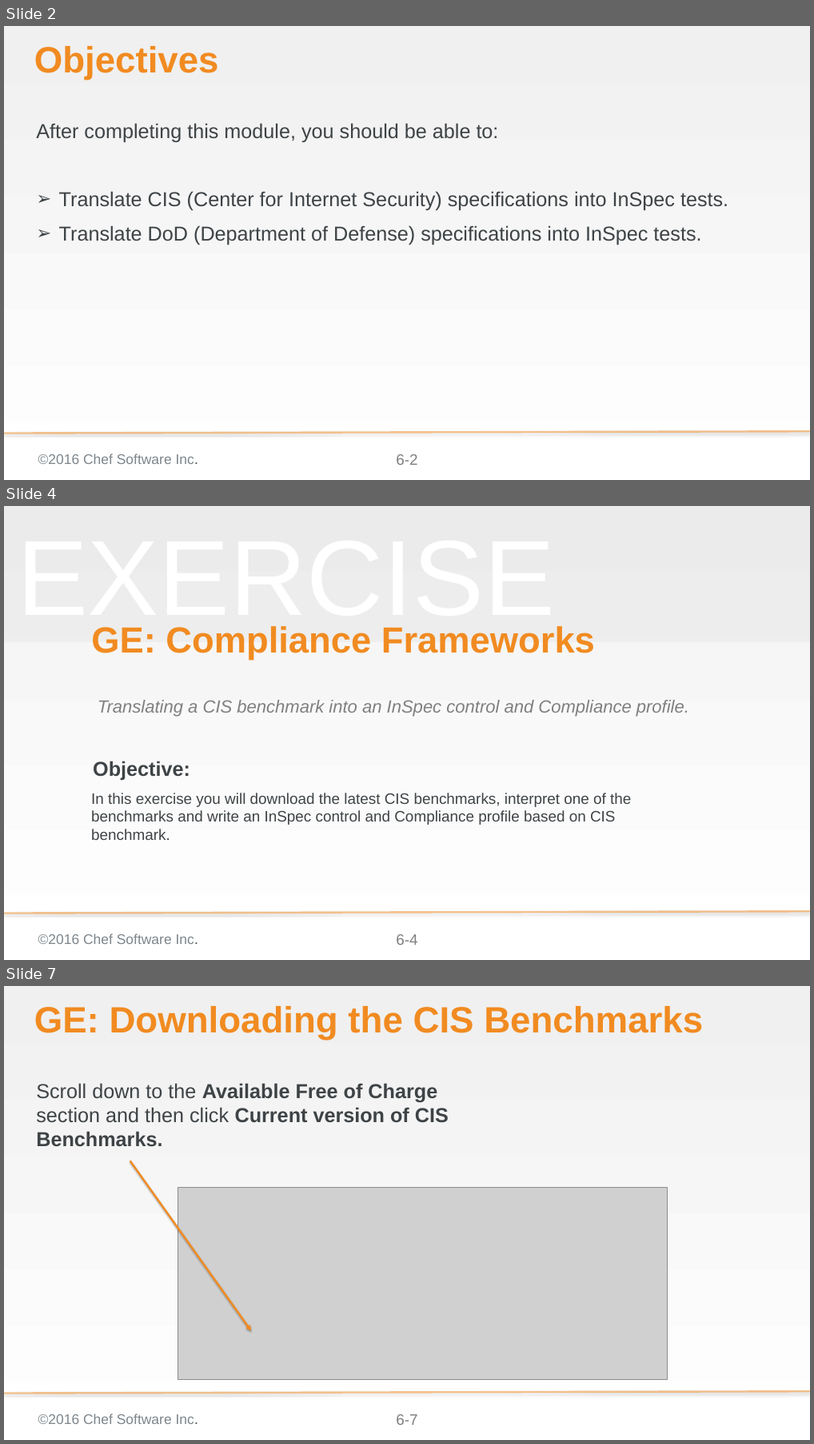
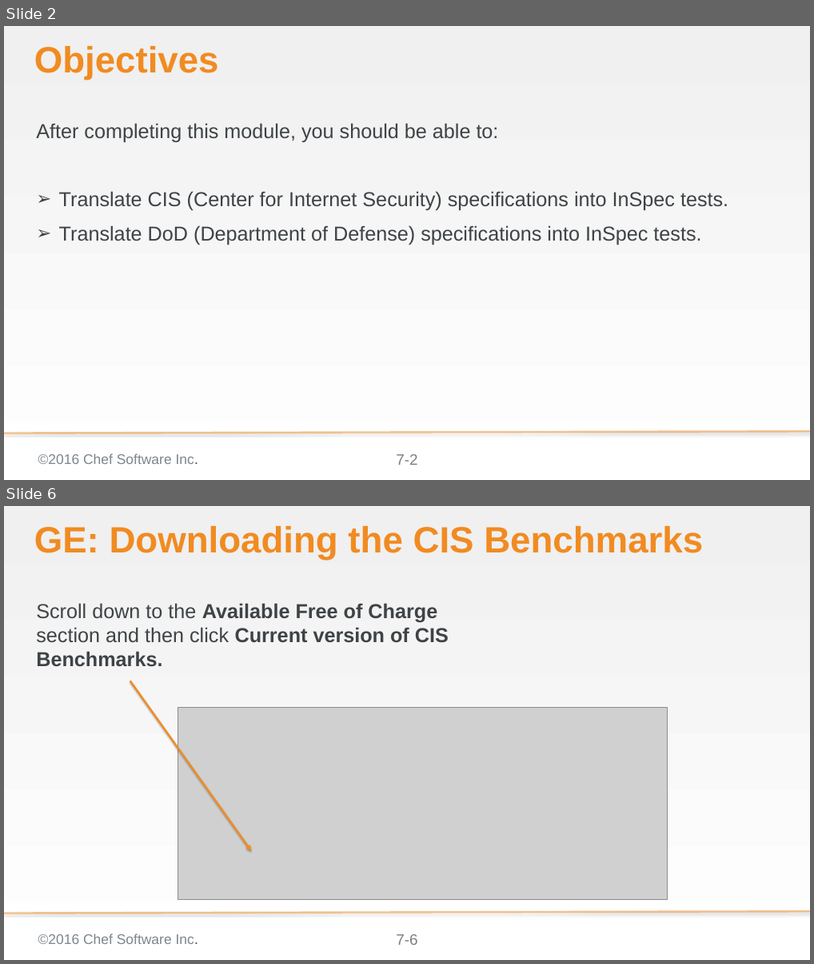
Before and after one commit to bchamby/chef-compliance-installation-configuration-operation, a slide deck: 07-compliance-frameworks-inspec.pptx. Shown one above the other, each under a label of ours: slides 2, 4 and 7 before the commit, slides 2 and 6 after it; the slides between them are not shown. The pictures are 814x1444 and 814x964 pixels, drawn with LibreOffice and Linux fonts; fonts in the diff are those of the drawing; grey boxes stand for pictures; background and template pictures are left out. Boxes give left, top, right and bottom in pixels: in the first picture for what was removed or moved away, otherwise in the second. Text is boxed around its words. In the diff, an @@ line names an element or a change of style, - is before the commit and + after.

```diff
--- a/07-compliance-frameworks-inspec.pptx
+++ b/07-compliance-frameworks-inspec.pptx
@@ slide 4 removed at (x1=4, y1=506, x2=810, y2=960), background gradient #F2F2F2 to #FFFFFF; not listed: 3 template elements that a slide beside it also shows @@
@@ rectangle removed at (x1=4, y1=506, x2=810, y2=642) @@
@@ text removed at (x1=17, y1=626, x2=555, y2=634) @@
-EXERCISE
@@ title removed at (x1=91, y1=626, x2=595, y2=660) @@
-GE: Compliance Frameworks
@@ text removed at (x1=98, y1=700, x2=690, y2=716) @@
-Translating a CIS benchmark into an InSpec control and Compliance profile.
@@ text removed at (x1=93, y1=760, x2=190, y2=780) @@
-Objective:
@@ text removed at (x1=91, y1=792, x2=631, y2=840) @@
-In this exercise you will download the latest CIS benchmarks, interpret one of the benchmarks and write an InSpec control and Compliance profile based on CIS benchmark.
@@ page number at (x1=396, y1=454, x2=418, y2=464): text changed @@
-6-2
+7-2
@@ what was slide 7 is now slide 6 @@
@@ page number at (x1=396, y1=934, x2=418, y2=944): text changed @@
-6-7
+7-6
```
Also in this commit, not shown: 8 slides changed, 13 slides added, 1 other slide removed.
